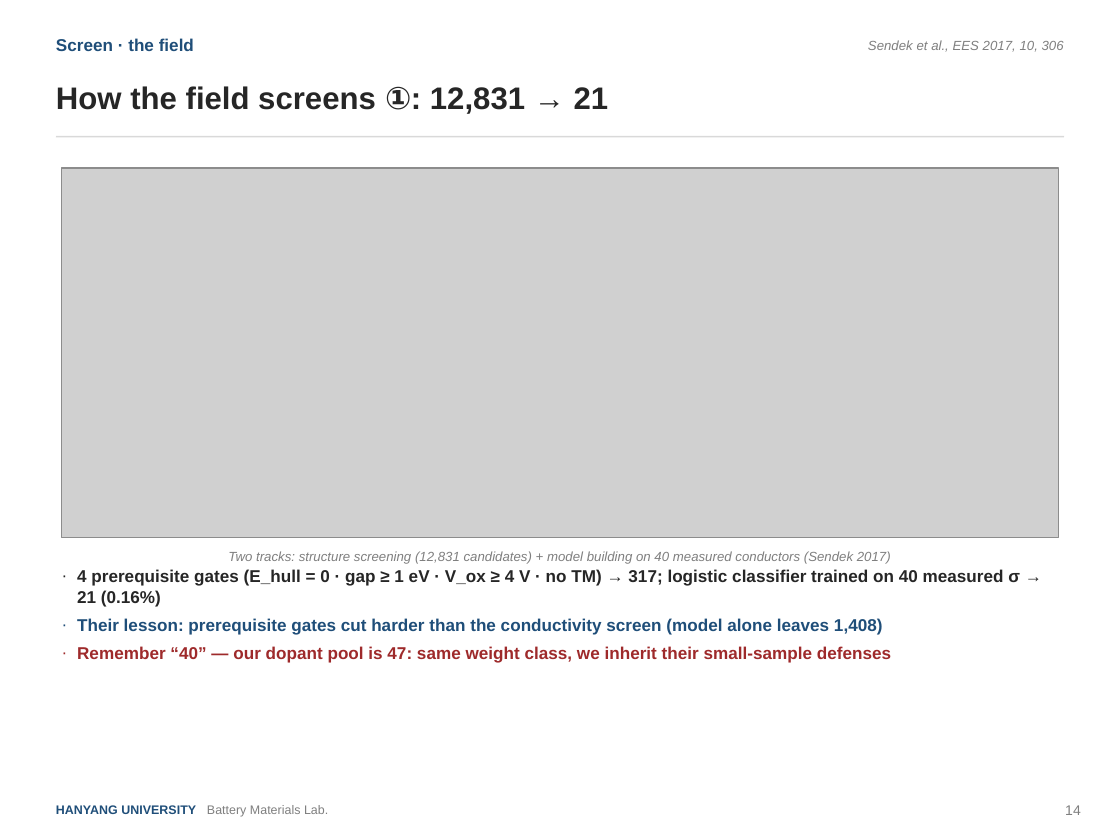
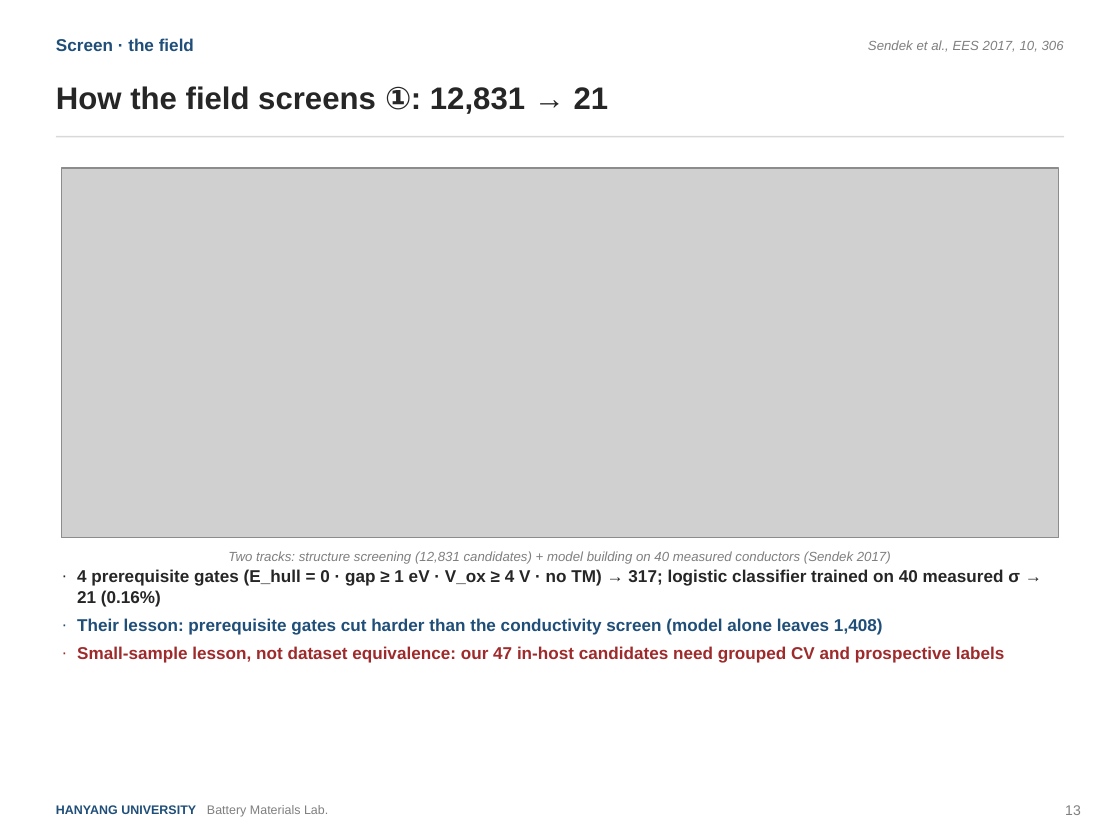
Before and after one commit to yonghoon7153-source/Yonghoon-DEM-DFT, a slide deck: slide 13 of kb/seminars/Research_Seminar_2026_08_final.pptx (slide 14 before the commit). Drawn at 1120x840 pixels with LibreOffice and Linux fonts; fonts in the diff are those of the drawing; grey boxes stand for pictures. Boxes give left, top, right and bottom in pixels: in the first picture for what was removed or moved away, otherwise in the second. Text is boxed around its words. In the diff, an @@ line names an element or a change of style, - is before the commit and + after.

```diff
--- a/kb/seminars/Research_Seminar_2026_08_final.pptx
+++ b/kb/seminars/Research_Seminar_2026_08_final.pptx
@@ text at <box>77,646,1005,663</box>: text changed @@
-· Remember “40” — our dopant pool is 47: same weight class, we inherit their small-sample defenses
+· Small-sample lesson, not dataset equivalence: our 47 in-host candidates need grouped CV and prospective labels
@@ text at <box>1065,805,1081,815</box>: text changed @@
-14
+13
```
Also in this commit, not shown: 34 other slides changed, 1 slide added, 11 slides removed, 4 other files.
